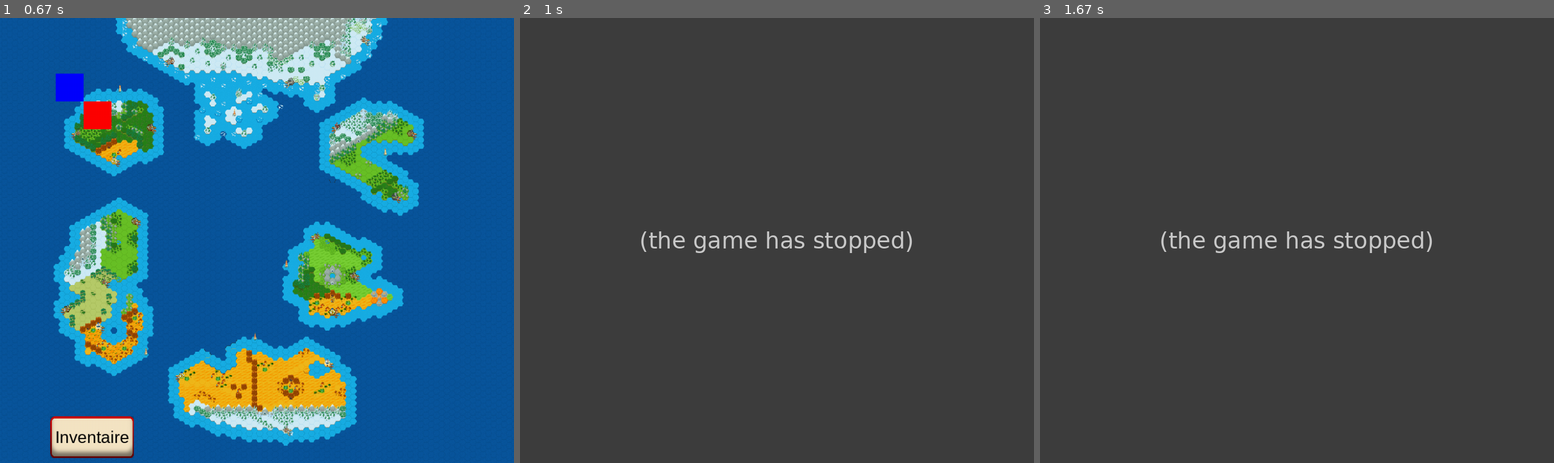
Above: before the commit, frames 1-3 (left to right).
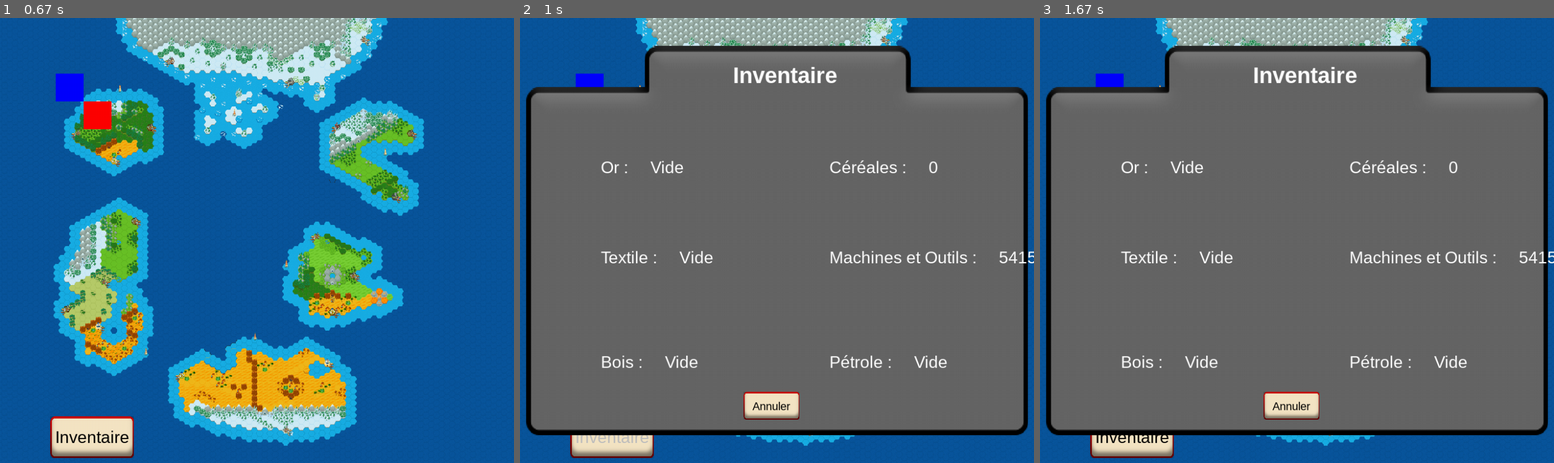
Above: after the commit, the same moments.

Repository: Edixoo/LongCours
Game: pygame game, started from map.py
Two runs of this game, one before a commit and one after it. Both use one fixed random seed, a clock stepped at 60 frames per second and the inputs below.
Inputs (mouse positions are in pixels of both pictures, inside the frame that each line leads up to):
- Up to frame 1 (0.67 s): click (215, 311) at 0.38 s
- Up to frame 2 (1 s): click "Inventaire" at 0.72 s
- Up to frame 3 (1.67 s): click (1137, 173) at 1.05 s

Frame 1 is identical in both runs. In frame 2, 99% of the frame differs, in the area x 0-100%, y 0-100%; in frame 3, 99%.
Error before the commit: TypeError: function missing required argument 'dest' (pos 2) (InventaireGraphique.py line 37); the game stopped at 0.72 s (later frames are placeholders)

Commit message:
Map fonctionnelle

Diff:
--- a/InventaireGraphique.py
+++ b/InventaireGraphique.py
@@ -34,7 +34,7 @@
         self.fonttitre=pygame.font.SysFont("Arial", 40, True)
 
         self.titre=self.fonttitre.render("Inventaire", True, "white")
-        self.screen.blit(self.titre, center=[382, 80])
+        self.screen.blit(self.titre, [382, 80])
 
         self.contenu=self.font.render("Or :     " + self.inventaire.getGold(), True, "white")
         self.screen.blit(self.contenu, [145, 251])
--- /dev/null
+++ b/acheter.py
@@ -0,0 +1,11 @@
+import pygame
+import pygame_gui
+import inputtextbox
+import joueurs
+
+class Acheter:
+    def __init__(self, marchandise, joueur: joueurs.joueur, screen) -> None:
+        self.screen=screen
+        self.marchandise= marchandise
+        self.argentjoueur=joueur.monnaie
+        self.textbox=pygame_gui.elements.UITextEntryLine(relative_rect=pygame.Rect((350, 275), (900, 50)),self.screen)
--- a/cimetiereGraphique.py
+++ b/cimetiereGraphique.py
@@ -1,6 +1,7 @@
 import pygame
 import cimetiere
 from InventaireGraphique import InventaireGraphique
+from buttons import Cancel, Button
 
 class CimetiereGraphique:
 
@@ -9,17 +10,29 @@
         self.cimetiere=cimetiere
         self.rect=self.port=pygame.Rect(position[0],position[1],50,50)
         self.cimeclicked=False
+        self.invclick=False
         self.inventaire= InventaireGraphique(self.screen, self.cimetiere.inventaire)
-
+        self.cancel=Cancel(self.screen.get_width()/2-75, self.screen.get_height()/2+125,self.screen)
+        self.bouton=Button([503, 527], [100,50], "Montrer", self.screen, 20)
 
     def display(self):
         pygame.draw.rect(self.screen, "red", self.rect)
+
+    def update(self,position):
+        self.bouton.update(position, "grey")
+        self.inventaire.update(position)
+        self.cancel.update(position, "red")
 
 
     def checkForInput(self, position):
         if position[0] in range(self.rect.left, self.rect.right) and position[1] in range(self.rect.top, self.rect.bottom):
             self.cimeclicked=True
-
+        if self.bouton.checkForInput(position)==1:
+            self.invclick=True
+        elif self.invclick==True and self.inventaire.cancel.checkForInput(position):
+            self.invclick=False
+        if self.cimeclicked==True and self.invclick==False and self.cancel.checkForInput(position):
+            self.cimeclicked=False
 
     def afficher_interface(self):
         rectangle=pygame.image.load("./images/Rectangle.png").convert_alpha()
@@ -30,3 +43,5 @@
 
         self.titre=self.fontTitre.render("Cimetière", True, "white")
         self.screen.blit(self.titre, [420,241])
+        self.cancel.display()
+        self.bouton.display()
--- /dev/null
+++ b/inputtextbox.py
@@ -0,0 +1,50 @@
+import pygame
+import pygame_gui
+import sys
+
+
+text_input = pygame_gui.elements.UITextEntryLine(relative_rect=pygame.Rect((350, 275), (900, 50)),
+                                               object_id='#main_text_entry')
+
+clock = pygame.time.Clock()
+
+def show_user_name(user_name):
+    while True:
+        for event in pygame.event.get():
+            if event.type == pygame.QUIT:
+                pygame.quit()
+                sys.exit()
+
+        SCREEN.fill("white")
+
+        new_text = pygame.font.SysFont("bahnschrift", 100).render(f"Hello, {user_name}", True, "black")
+        new_text_rect = new_text.get_rect(center=(WIDTH/2, HEIGHT/2))
+        SCREEN.blit(new_text, new_text_rect)
+
+        clock.tick(60)
+
+        pygame.display.update()
+
+def get_user_name():
+    while True:
+        UI_REFRESH_RATE = clock.tick(60)/1000
+        for event in pygame.event.get():
+            if event.type == pygame.QUIT:
+                pygame.quit()
+                sys.exit()
+            if (event.type == pygame_gui.UI_TEXT_ENTRY_FINISHED and
+                event.ui_object_id == '#main_text_entry'):
+                show_user_name(event.text)
+
+            manager.process_events(event)
+
+        manager.update(UI_REFRESH_RATE)
+
+        SCREEN.fill("white")
+
+        manager.draw_ui(SCREEN)
+
+        pygame.display.update()
+
+
+get_user_name()
--- a/map.py
+++ b/map.py
@@ -40,6 +40,7 @@
     def update(self):
         self.lecap.update(pygame.mouse.get_pos())
         self.inventaire.update(pygame.mouse.get_pos())
+        self.cimetiere.update(pygame.mouse.get_pos())
 
     def display(self):
         image=pygame.image.load("./MapSAE/Test.png").convert()
@@ -55,6 +56,8 @@
             self.lecap.afficher_interface()
         elif self.cimetiere.cimeclicked:
             self.cimetiere.afficher_interface()
+            if self.cimetiere.invclick:
+                self.cimetiere.inventaire.afficher_inv()
         else:
             self.screen.blit(button_surface,(0,0))
             self.lecap.display()
